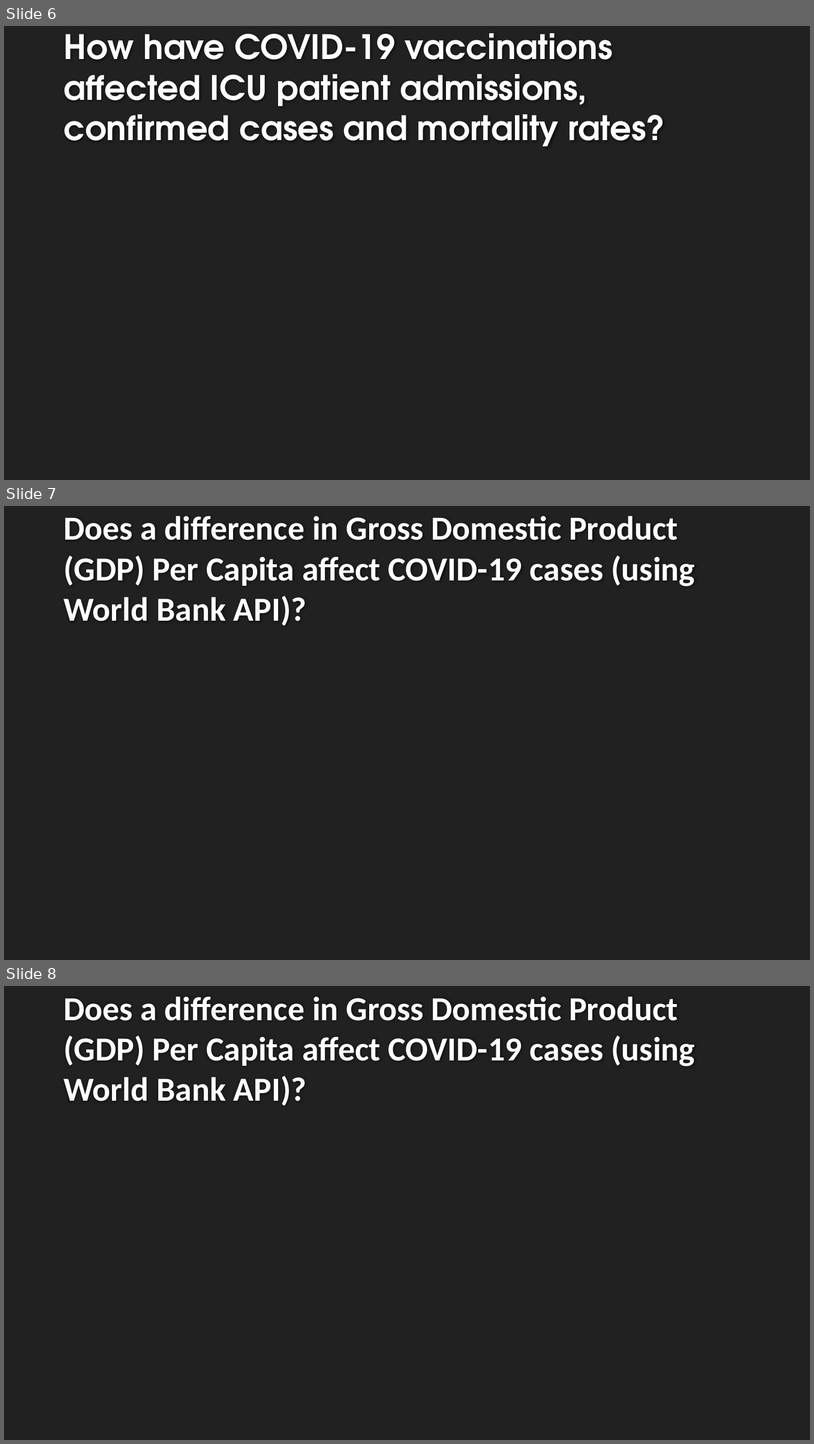
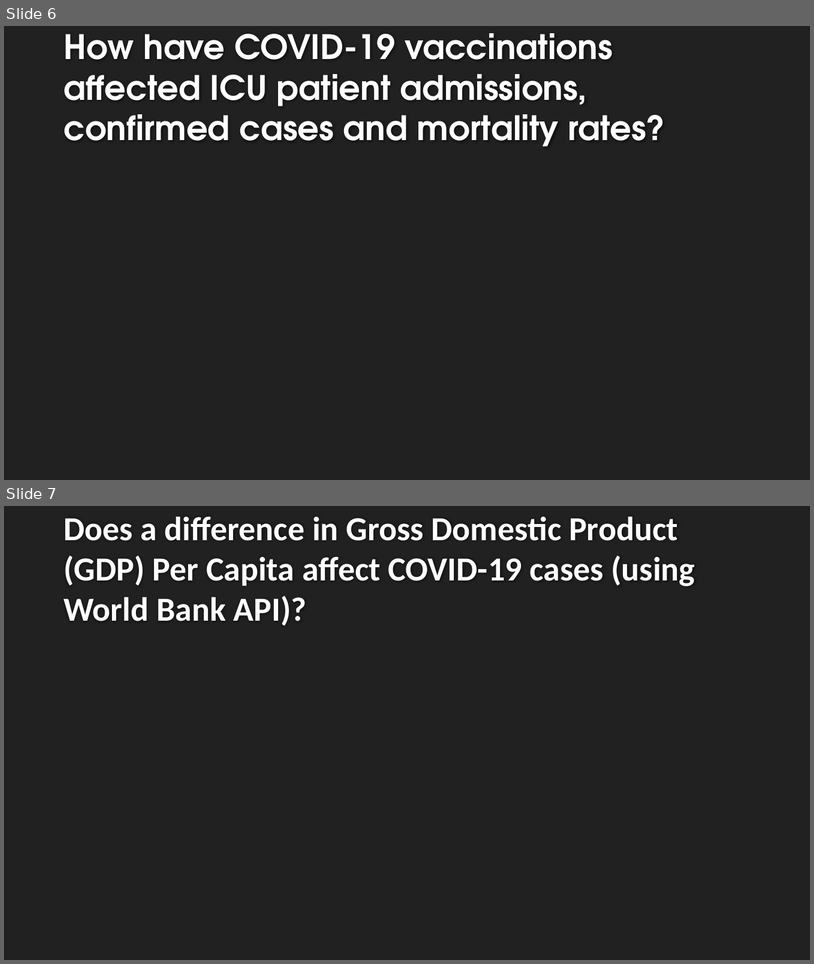
Before and after one commit to cmorrow28/project_one, a slide deck: Covid19_Presentation_Final.pptx. Shown one above the other, each under a label of ours: slides 6, 7 and 8 before the commit, slides 6 and 7 after it. The pictures are 814x1444 and 814x964 pixels, drawn with LibreOffice and Linux fonts; fonts in the diff are those of the drawing; background and template pictures are left out. Boxes give left, top, right and bottom in pixels: in the first picture for what was removed or moved away, otherwise in the second. Text is boxed around its words. In the diff, an @@ line names an element or a change of style, - is before the commit and + after.

```diff
--- a/Covid19_Presentation_Final.pptx
+++ b/Covid19_Presentation_Final.pptx
@@ slide 7 removed at (x1=4, y1=506, x2=810, y2=960), background #212121 @@
@@ title removed at (x1=63, y1=516, x2=695, y2=626) @@
-Does a difference in Gross Domestic Product (GDP) Per Capita affect COVID-19 cases (using World Bank API)?
@@ what was slide 8 is now slide 7 @@
```
Also in this commit, not shown: 2 slides changed.
